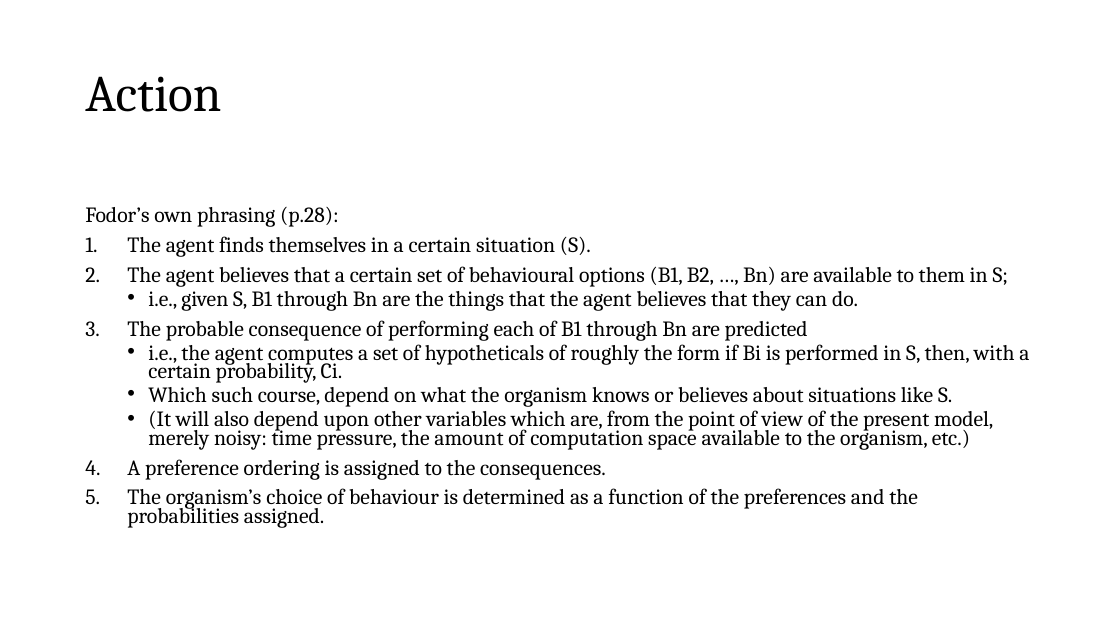
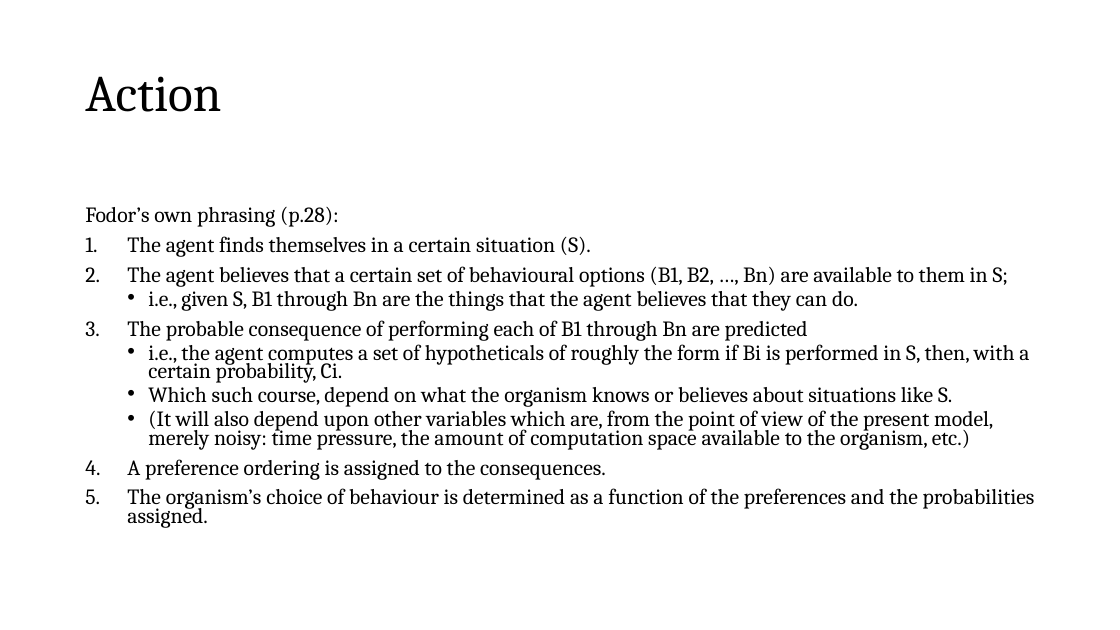
Before and after one commit to thelogicalgrammar/pLoT_course, a slide deck: slide 9 of 2_pLoT_philosophy.pptx. Drawn at 1120x630 pixels with LibreOffice and Linux fonts; fonts in the diff are those of the drawing; background and template pictures are left out. Boxes give left, top, right and bottom in pixels: in the first picture for what was removed or moved away, otherwise in the second. Text is boxed around its words. In the diff, an @@ line names an element or a change of style, - is before the commit and + after.

```diff
--- a/2_pLoT_philosophy.pptx
+++ b/2_pLoT_philosophy.pptx
@@ text "Fodor’s own phrasing (p.28):" rewrapped from bbox=[85, 207, 1029, 528] to bbox=[85, 207, 1035, 528] @@
```
Also in this commit, not shown: 4 other slides changed, 29 other files.
